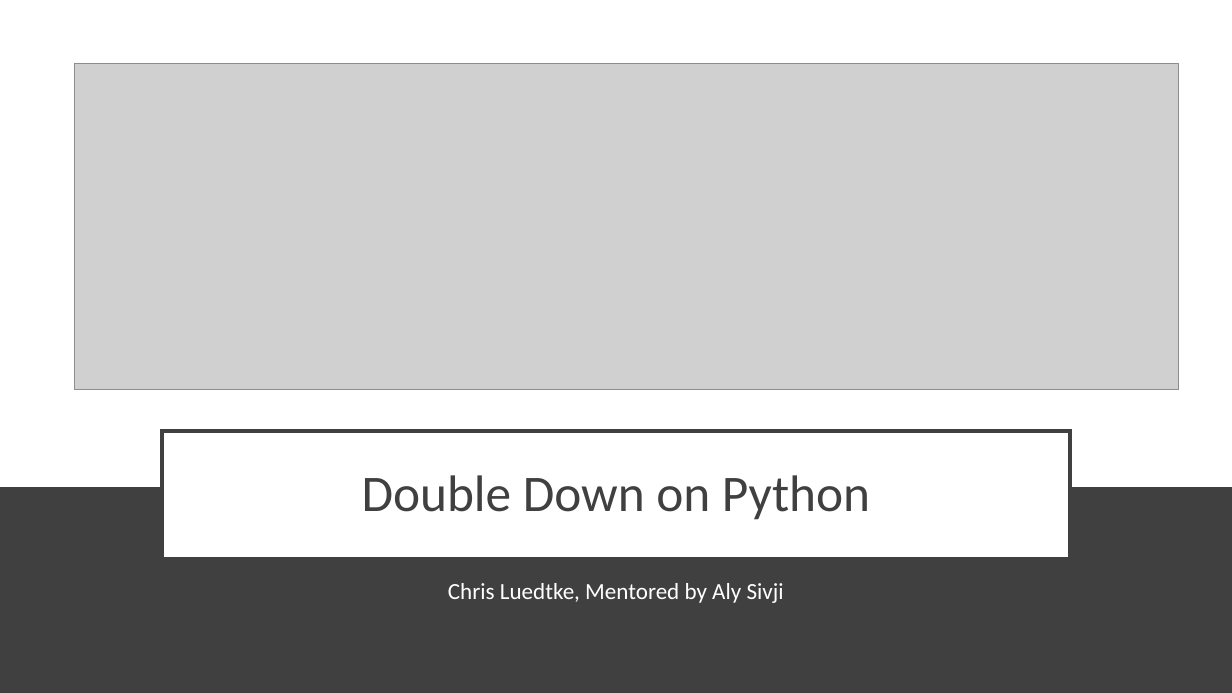
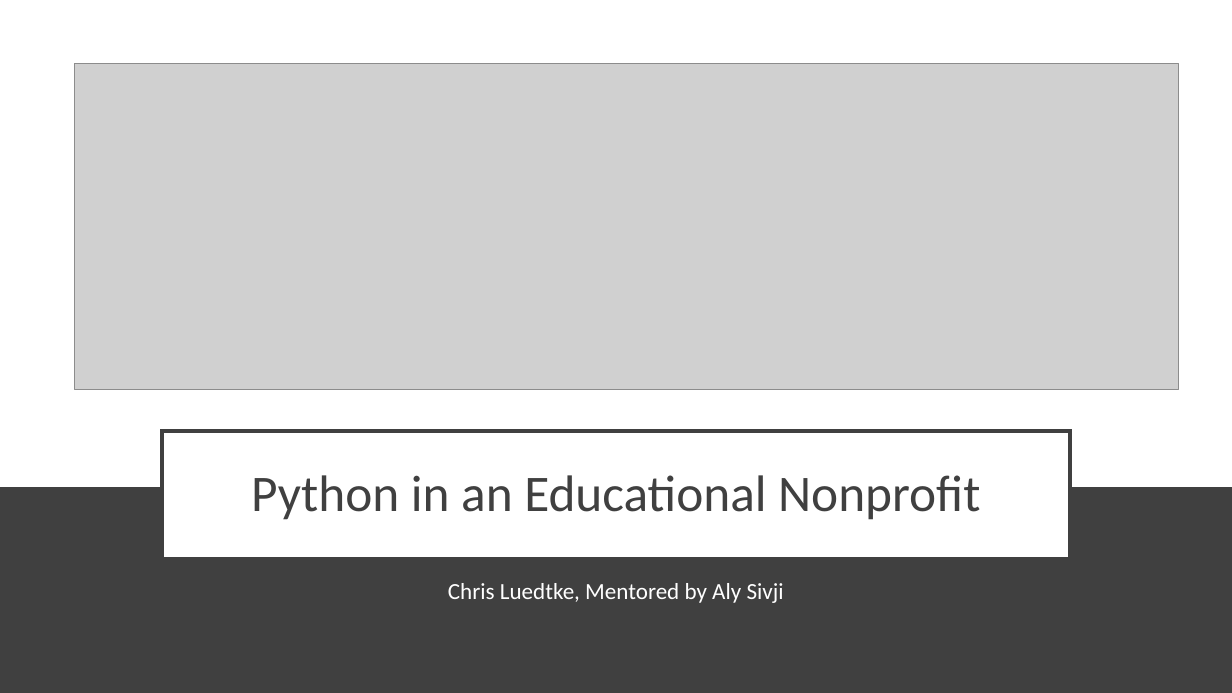
Before and after one commit to chrisluedtke/talks, a slide deck: slide 1 of 2018-06-14-ChiPy/Presentation.pptx. Drawn at 1232x693 pixels with LibreOffice and Linux fonts; fonts in the diff are those of the drawing; grey boxes stand for pictures. Boxes give left, top, right and bottom in pixels: in the first picture for what was removed or moved away, otherwise in the second. Text is boxed around its words. In the diff, an @@ line names an element or a change of style, - is before the commit and + after.

```diff
--- a/2018-06-14-ChiPy/Presentation.pptx
+++ b/2018-06-14-ChiPy/Presentation.pptx
@@ title at box(251, 475, 980, 520): text changed @@
-Double Down on Python
+Python in an Educational Nonprofit
```
Also in this commit, not shown: 5 other slides changed, 1 slide added, 4 slides removed, 1 other file.
